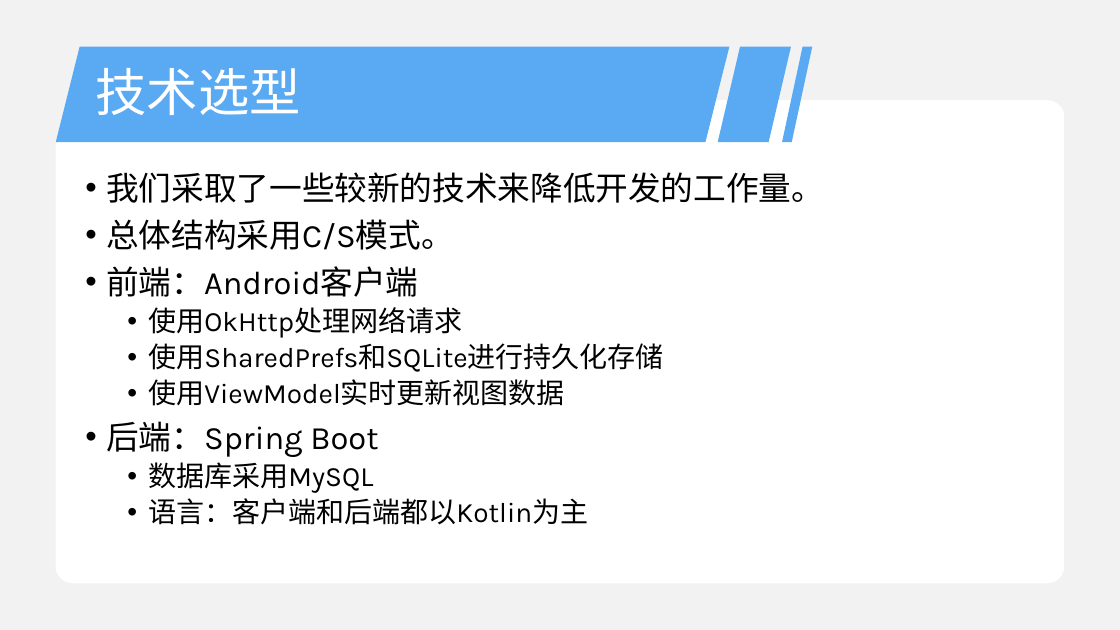
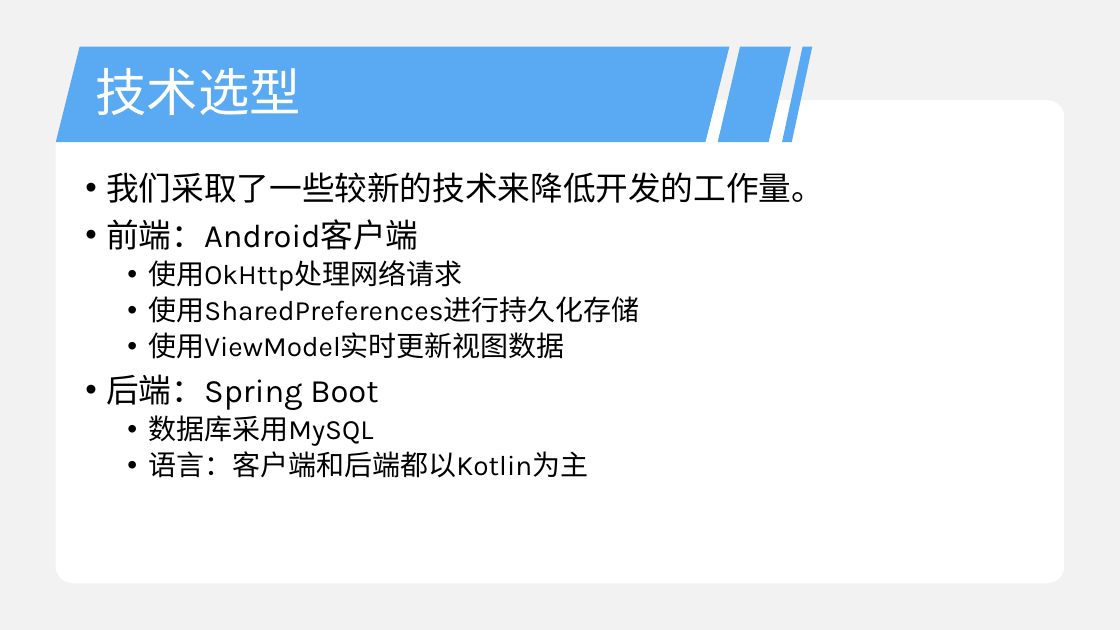
Before and after one commit to TCreopargh/A-Million-Things-To-Do, a slide deck: slide 8 of ProjectTasks/web验收.pptx. Drawn at 1120x630 pixels with LibreOffice and Linux fonts; fonts in the diff are those of the drawing. Boxes give left, top, right and bottom in pixels: in the first picture for what was removed or moved away, otherwise in the second. Text is boxed around its words. In the diff, an @@ line names an element or a change of style, - is before the commit and + after.

Commit message:
Update ppt

```diff
--- a/ProjectTasks/web验收.pptx
+++ b/ProjectTasks/web验收.pptx
@@ text at (106, 219, 453, 250): paragraph removed @@
-• 总体结构采用C/S模式。
@@ text at (148, 296, 639, 323): text changed @@
-  • 使用SharedPrefs和SQLite进行持久化存储
+  • 使用SharedPreferences进行持久化存储
```
Also in this commit, not shown: 4 other slides changed, 3 slides added, 1 other file.
